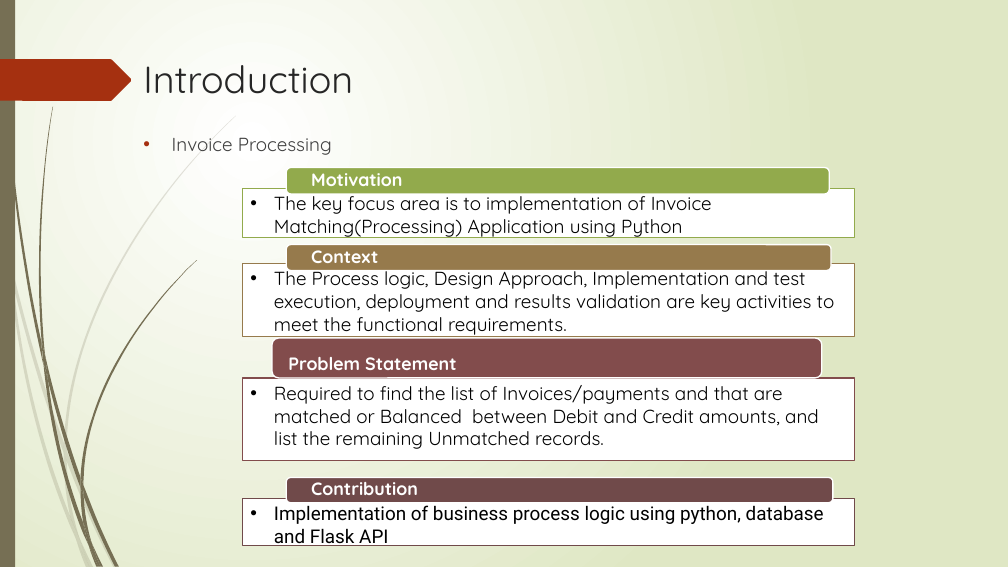
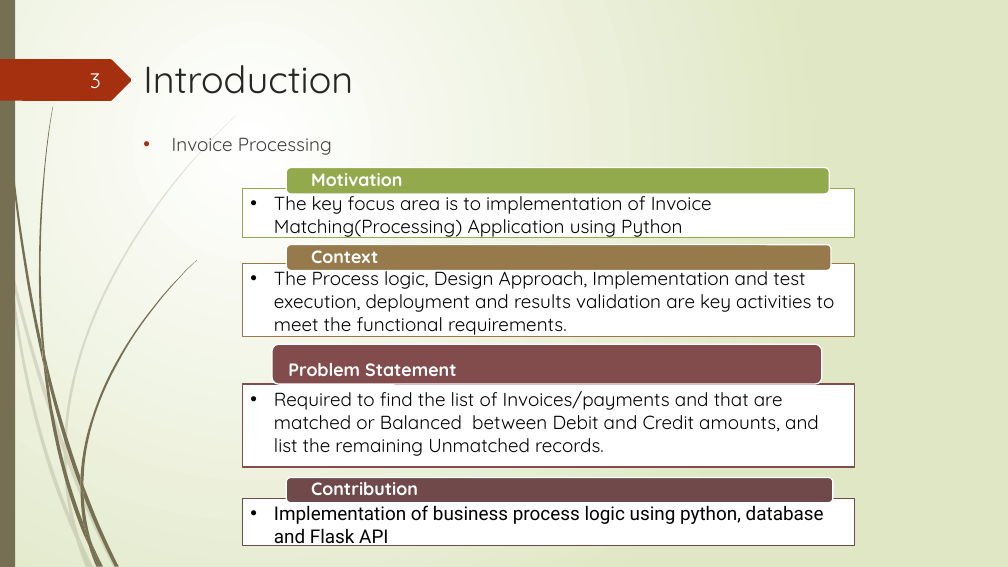
Before and after one commit to sureshcs0524/PythonProjects, a slide deck: slide 3 of Invoice Matching Application .pptx. Drawn at 1008x567 pixels with LibreOffice and Linux fonts; fonts in the diff are those of the drawing. Boxes give left, top, right and bottom in pixels: in the first picture for what was removed or moved away, otherwise in the second. Text is boxed around its words. In the diff, an @@ line names an element or a change of style, - is before the commit and + after.

```diff
--- a/Invoice Matching Application .pptx
+++ b/Invoice Matching Application .pptx
@@ page number added at [90, 73, 101, 89], 20 pt, text #FEFFFF @@
+3
@@ 1 rectangle, 1 text, 1 rounded rectangle: place and size @@
-1 rectangle, 1 text, 1 rounded rectangle at [243, 338, 854, 461]
+1 rectangle, 1 text, 1 rounded rectangle at [243, 344, 854, 467]
```
Also in this commit, not shown: 19 other slides changed, 1 other file.
